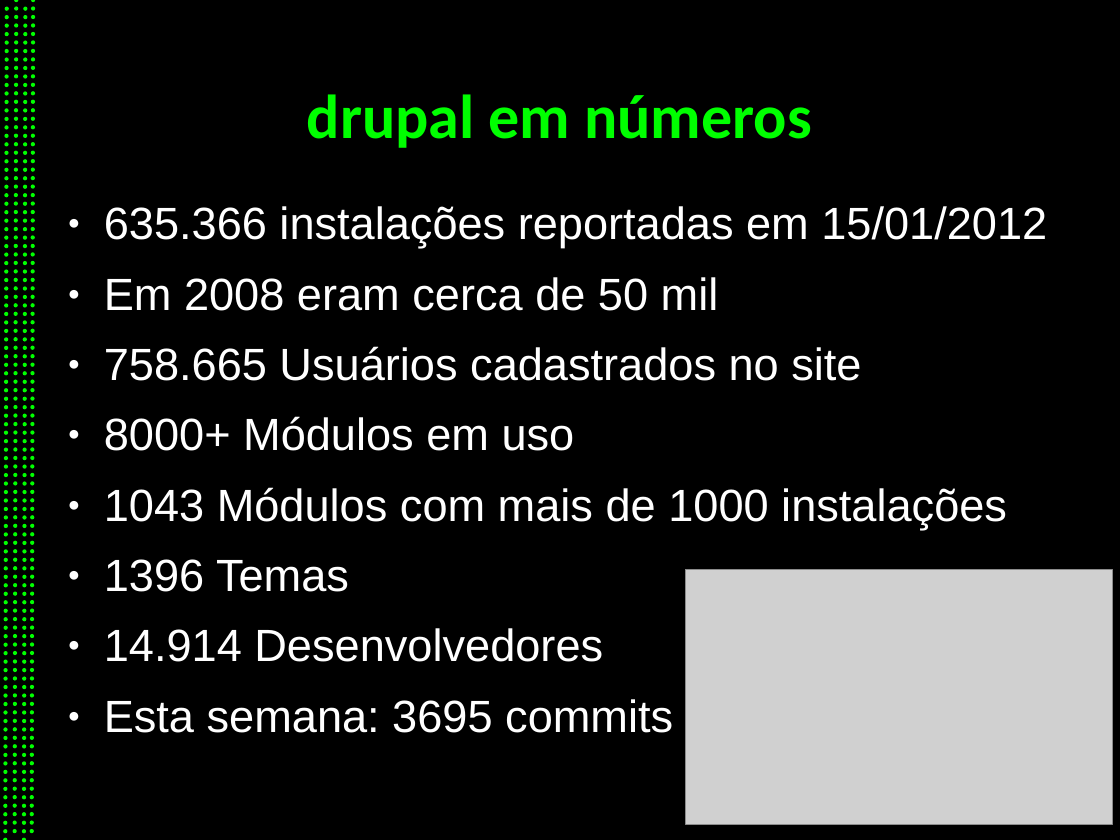
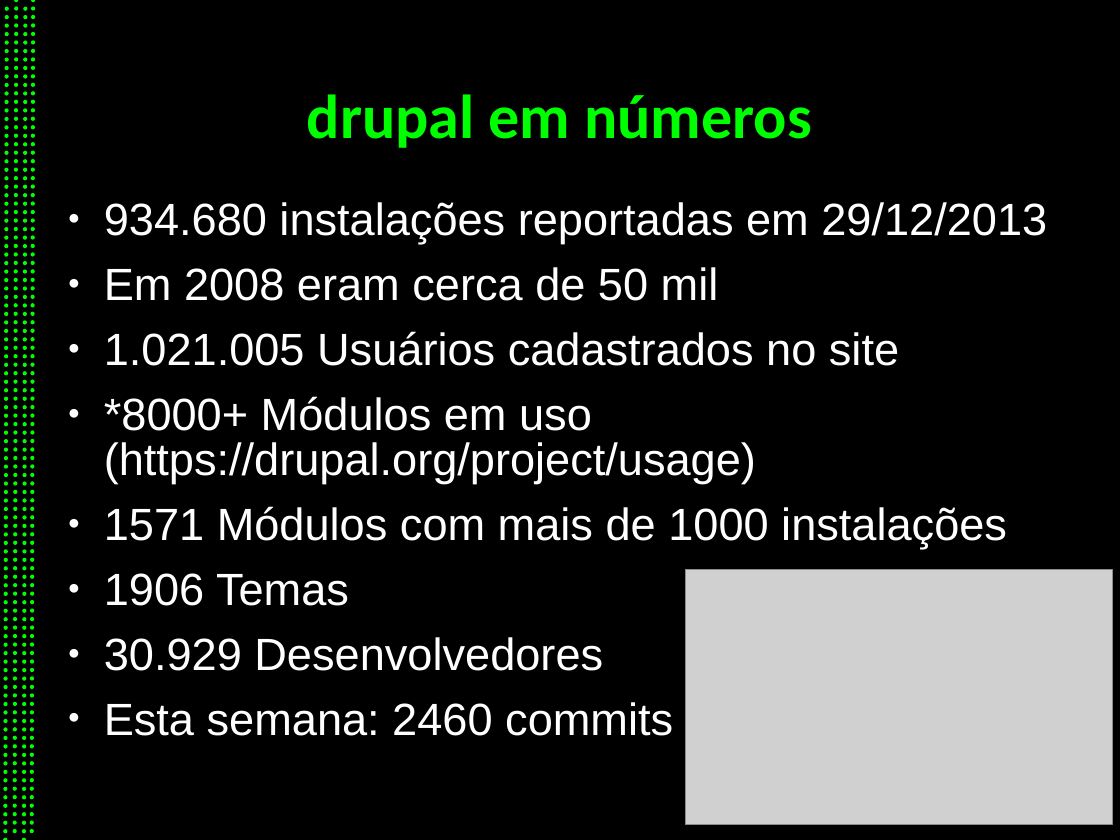
Before and after one commit to eduoda/pub, a slide deck: slide 9 of palestra_drupal.odp. Drawn at 1120x840 pixels with LibreOffice and Linux fonts; fonts in the diff are those of the drawing; grey boxes stand for pictures. Boxes give left, top, right and bottom in pixels: in the first picture for what was removed or moved away, otherwise in the second. Text is boxed around its words. In the diff, an @@ line names an element or a change of style, - is before the commit and + after.

Commit message:
Atualizacoes das palestras de arduino e drupal

```diff
--- a/palestra_drupal.odp
+++ b/palestra_drupal.odp
@@ text at (104, 202, 1047, 244): text changed @@
-● 635.366 instalações reportadas em 15/01/2012
+● 934.680 instalações reportadas em 29/12/2013
@@ text at (104, 267, 719, 301): line spacing 0.93 to 0.83 @@
@@ text at (104, 331, 1007, 736): text changed @@
-● 758.665 Usuários cadastrados no site
-● 8000+ Módulos em uso
-● 1043 Módulos com mais de 1000 instalações
-● 1396 Temas
-● 14.914 Desenvolvedores
-● Esta semana: 3695 commits
+● 1.021.005 Usuários cadastrados no site
+● *8000+ Módulos em uso (https://drupal.org/project/usage)
+● 1571 Módulos com mais de 1000 instalações
+● 1906 Temas
+● 30.929 Desenvolvedores
+● Esta semana: 2460 commits
```
Also in this commit, not shown: 5 other slides changed, 1 slide added, 1 other file.
